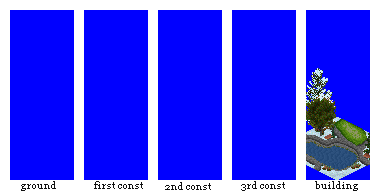
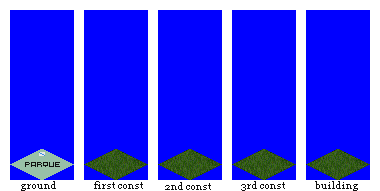
Before/after of a 380 x 191 layered artwork. What changed in the layer stack:
hid "PARQUE_GRANDE_01_S", painted on it over [84, 98, 370, 171]
hid "PARQUE_GRANDE_01_S_SNOW", painted on it over [84, 68, 370, 180]
added layer "HERBA" above "PEDRA" over [84, 149, 370, 180]
added layer "PEDRA" above "BACKGROUND" over [84, 149, 370, 180]
painted on "BACKGROUND" over [10, 149, 74, 180]
